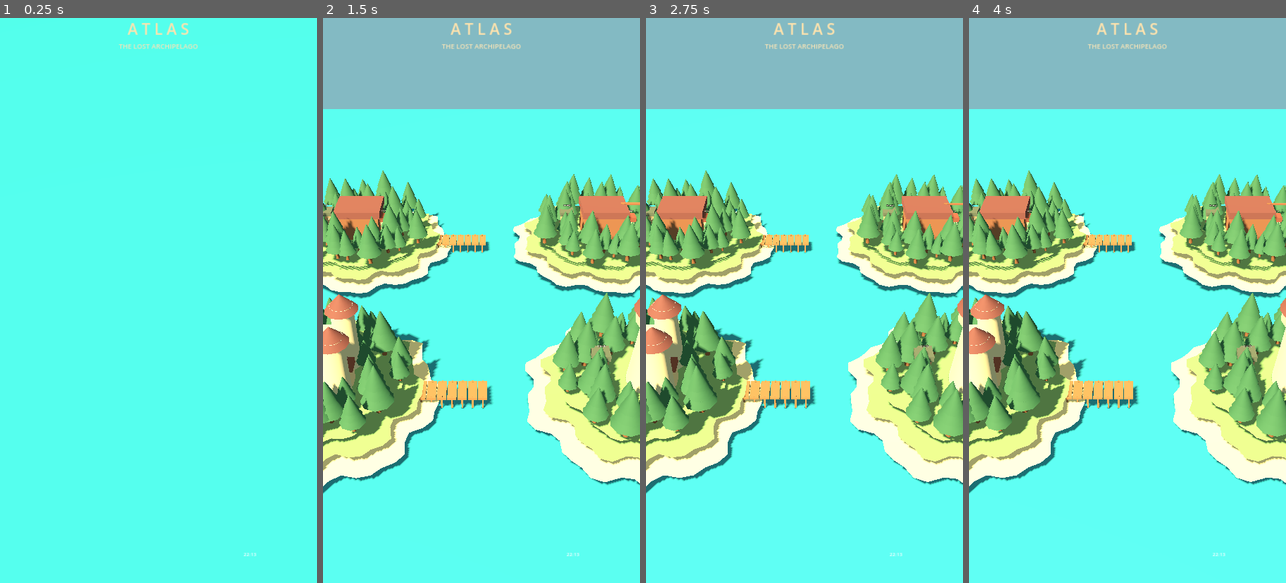
Above: before the commit, frames 1-4 (left to right).
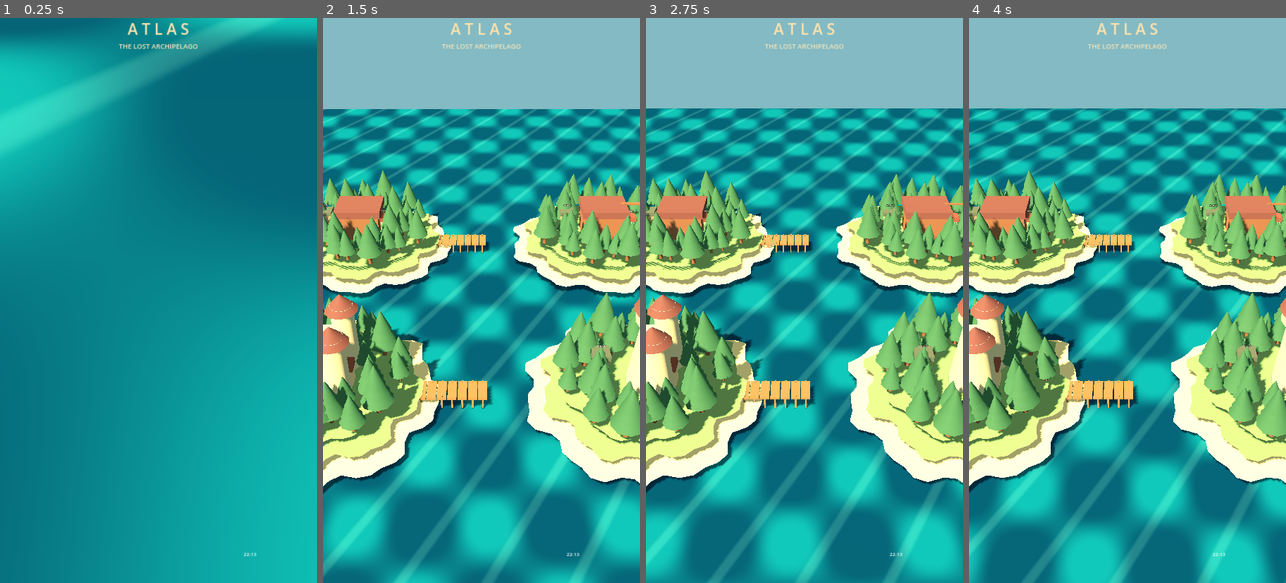
Above: after the commit, the same moments.

Repository: Fizghin/ATLAS-Launcher
Game: Godot game, scene res://scenes/archipelago.tscn
Same seed, same stepped clock (60 frames per second), same inputs: the game is played once before the commit and once after it.
Inputs (mouse positions are in pixels of both pictures, inside the frame that each line leads up to):
- Up to frame 1 (0.25 s): no input
- Up to frame 2 (1.5 s): move the mouse to (551, 272) at 0.52 s; click (551, 272) at 0.67 s; drag from (418, 328) to (465, 413) at 1.27 s
- Up to frame 3 (2.75 s): move the mouse to (836, 176) at 2.02 s; click (836, 176) at 2.17 s
- Up to frame 4 (4 s): drag from (1111, 413) to (1032, 215) at 2.77 s; move the mouse to (1222, 385) at 3.52 s; click (1222, 385) at 3.67 s

The runs differ from the first frame. In frame 1, 100% of the frame differs, in the area x 0-100%, y 0-100%; in frame 2, 54%; in frame 3, 54%; in frame 4, 54%.

Commit message:
Wire GPU ocean shader into Godot world and guard camera tween

Diff:
--- a/godot/scripts/world.gd
+++ b/godot/scripts/world.gd
@@ -18,7 +18,7 @@
 var settings_panel: PanelContainer
 var drag_start := Vector2.ZERO
 var dragging := false
-var sea_material: StandardMaterial3D
+var sea_material: ShaderMaterial
 var elapsed := 0.0
 
 func _ready() -> void:
@@ -76,7 +76,8 @@
     plane.size = Vector2(120,120)
     sea.mesh = plane
     sea.position.y = -1.35
-    sea_material = _material(Color("#2b8492"),0.15,0.24)
+    sea_material = ShaderMaterial.new()
+    sea_material.shader = load("res://shaders/ocean.gdshader")
     sea.material_override = sea_material
     add_child(sea)
 
@@ -269,7 +270,7 @@
 
 func _process(delta: float) -> void:
     elapsed += delta
-    if sea_material: sea_material.albedo_color = Color("#2b8492").lerp(Color("#378e9a"),(sin(elapsed*.45)+1)*.5)
+    # Ocean animation is performed on the GPU by the shader.
     if clock_label: clock_label.text = Time.get_time_string_from_system().substr(0,5)
 
 func _fly_to(index: int) -> void:
@@ -282,7 +283,7 @@
         target_pos = CENTERS[index]+Vector3(0,13,16)
         target_look = CENTERS[index]
         status.text = DISTRICTS[index]
-    if camera_tween: camera_tween.kill()
+    if camera_tween and camera_tween.is_running(): camera_tween.kill()
     camera_tween = create_tween().set_parallel(true)
     camera_tween.set_trans(Tween.TRANS_CUBIC).set_ease(Tween.EASE_IN_OUT)
     camera_tween.tween_property(camera,"position",target_pos,1.6)
